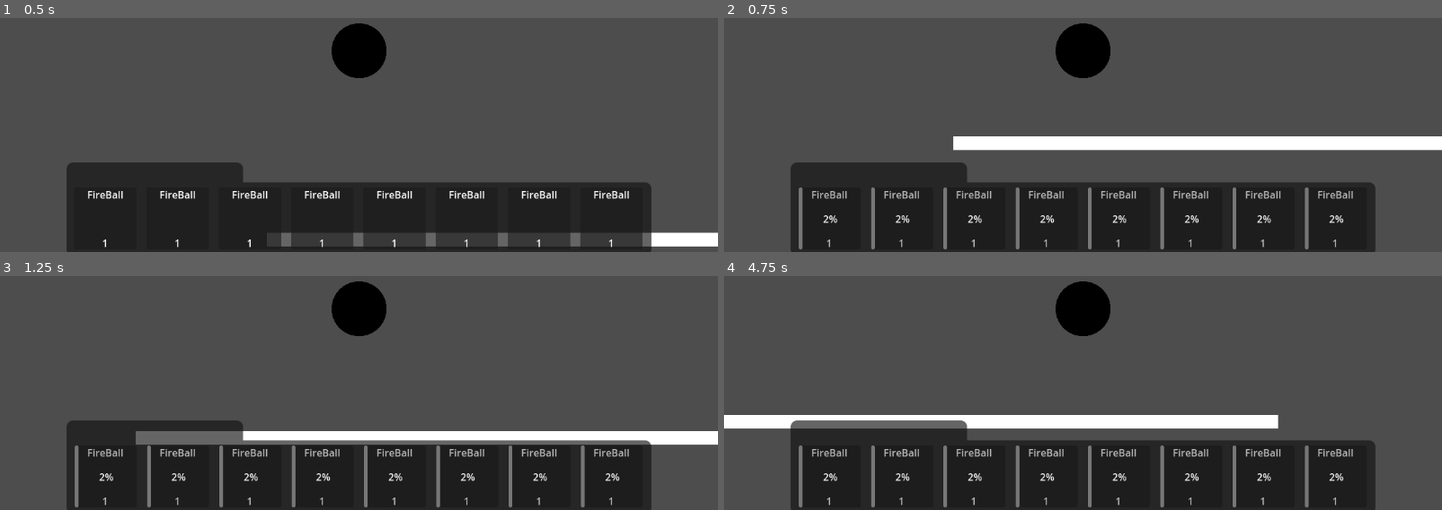
Above: before the commit, frames 1-4 (two rows, left to right).
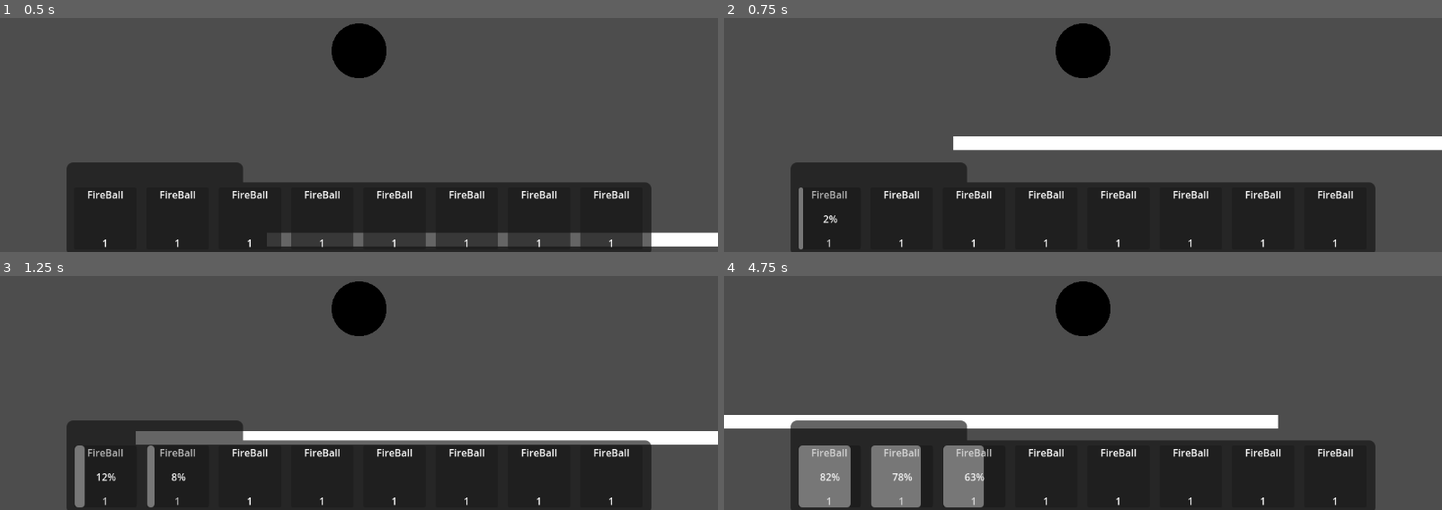
Above: after the commit, the same moments.

Repository: BoaN235/Magic-And-Machines
Game: Godot game, scene res://maps/map_0/map_0.tscn
Same seed, same stepped clock (60 frames per second), same inputs: the game is played once before the commit and once after it.
Inputs:
- Up to frame 1 (0.5 s): no input
- Up to frame 2 (0.75 s): hold D (con_right) from 0.53 s (still down); tap 1 (ability_1) at 0.6 s
- Up to frame 3 (1.25 s): keep holding D (con_right); tap W (con_jump) at 0.77 s; tap 2 (ability_2) at 0.8 s
- Up to frame 4 (4.75 s): tap 2 (ability_2) at 1.35, 3.05, 3.6 s; tap W (con_jump) at 1.52, 3.02, 3.77, 4.52 s; tap 3 (ability_3) at 1.55, 2.1, 3.8, 4.35 s; release D (con_right) at 2.03 s; hold A (con_left) 2.03-2.78 s; tap 1 (ability_1) at 2.3, 2.85, 4.55 s; hold D (con_right) 2.78-4.28 s; hold A (con_left) from 4.28 s (still down)

Frame 1 is identical in both runs. In frame 2, 1.9% of the frame differs, in the area x 10-88%, y 72-99%; in frame 3, 2.1%; in frame 4, 6.2%.

Commit message:
Remove unused weapon assets and implement fireball projectile

Diff:
--- /dev/null
+++ b/char/char_0/assets/Attacks/Projectiles/FireBall/fire_ball.gd
@@ -0,0 +1,11 @@
+extends Node2D
+
+
+# Called when the node enters the scene tree for the first time.
+func _ready():
+	pass # Replace with function body.
+
+
+# Called every frame. 'delta' is the elapsed time since the previous frame.
+func _process(delta):
+	position += Vector2(1,0)
--- /dev/null
+++ b/char/char_0/assets/Attacks/Projectiles/FireBall/fire_ball.tscn
@@ -0,0 +1,83 @@
+[gd_scene load_steps=13 format=3 uid="uid://c7gce7ectdp5v"]
+
+[ext_resource type="Texture2D" uid="uid://bjm0caeoyjafe" path="res://Sprite-0001-Sheet.png" id="1_33i3k"]
+[ext_resource type="Script" path="res://char/char_0/assets/Attacks/Projectiles/FireBall/fire_ball.gd" id="1_khp70"]
+
+[sub_resource type="AtlasTexture" id="AtlasTexture_0artn"]
+atlas = ExtResource("1_33i3k")
+region = Rect2(0, 0, 64, 68)
+
+[sub_resource type="AtlasTexture" id="AtlasTexture_66brs"]
+atlas = ExtResource("1_33i3k")
+region = Rect2(64, 0, 64, 68)
+
+[sub_resource type="AtlasTexture" id="AtlasTexture_hqbfk"]
+atlas = ExtResource("1_33i3k")
+region = Rect2(128, 0, 64, 68)
+
+[sub_resource type="AtlasTexture" id="AtlasTexture_odt3e"]
+atlas = ExtResource("1_33i3k")
+region = Rect2(192, 0, 64, 68)
+
+[sub_resource type="AtlasTexture" id="AtlasTexture_q773r"]
+atlas = ExtResource("1_33i3k")
+region = Rect2(256, 0, 64, 68)
+
+[sub_resource type="AtlasTexture" id="AtlasTexture_jogi6"]
+atlas = ExtResource("1_33i3k")
+region = Rect2(320, 0, 64, 68)
+
+[sub_resource type="AtlasTexture" id="AtlasTexture_nhacl"]
+atlas = ExtResource("1_33i3k")
+region = Rect2(384, 0, 64, 68)
+
+[sub_resource type="AtlasTexture" id="AtlasTexture_tspvm"]
+atlas = ExtResource("1_33i3k")
+region = Rect2(448, 0, 64, 68)
+
+[sub_resource type="SpriteFrames" id="SpriteFrames_mbtah"]
+animations = [{
+"frames": [{
+"duration": 1.0,
+"texture": SubResource("AtlasTexture_0artn")
+}, {
+"duration": 1.0,
+"texture": SubResource("AtlasTexture_66brs")
+}, {
+"duration": 1.0,
+"texture": SubResource("AtlasTexture_hqbfk")
+}, {
+"duration": 1.0,
+"texture": SubResource("AtlasTexture_odt3e")
+}, {
+"duration": 1.0,
+"texture": SubResource("AtlasTexture_q773r")
+}, {
+"duration": 1.0,
+"texture": SubResource("AtlasTexture_jogi6")
+}, {
+"duration": 1.0,
+"texture": SubResource("AtlasTexture_nhacl")
+}, {
+"duration": 1.0,
+"texture": SubResource("AtlasTexture_tspvm")
+}],
+"loop": true,
+"name": &"default",
+"speed": 5.0
+}]
+
+[sub_resource type="CircleShape2D" id="CircleShape2D_k32nf"]
+radius = 18.1108
+
+[node name="FireBall" type="Node2D"]
+script = ExtResource("1_khp70")
+
+[node name="AnimatedSprite2D" type="AnimatedSprite2D" parent="."]
+position = Vector2(-11, -2)
+sprite_frames = SubResource("SpriteFrames_mbtah")
+autoplay = "default"
+frame_progress = 0.748072
+
+[node name="CollisionShape2D" type="CollisionShape2D" parent="."]
+shape = SubResource("CircleShape2D_k32nf")
--- a/char/char_0/char_0_controll.gd
+++ b/char/char_0/char_0_controll.gd
@@ -10,10 +10,8 @@
 var jumps = 0
 
 var progressbars = []
-var ab1
-var ab2
-var ab3
-
+var cooldowns = [0.0, 0.0, 0.0, 0.0, 0.0, 0.0, 0.0, 0.0]
+var cooldown_times = [5.0, 5.0, 5.0, 5.0, 5.0, 5.0, 5.0, 5.0] # Cooldown times for each ability in seconds
 
 func _ready():
 	progressbars = [
@@ -27,7 +25,6 @@
 		get_node("Camera2D/Control/GridContainer/Ability_8/ProgressBar"),
 	]
 
-
 func _physics_process(delta):
 	# Add the gravity.
 	if not is_on_floor():
@@ -40,18 +37,24 @@
 		if is_on_floor() or jumps <= max_double_jumps:
 			velocity.y = JUMP_VELOCITY
 			jumps += 1
-	for bar in progressbars:
-		if ab1 or ab2 or ab3:
-			bar.visible = true
-		else:
-			bar.visible = false
+
+	# Handle abilities
+	for i in range(8):
+		if Input.is_action_just_pressed("ability_%d" % (i + 1)) and cooldowns[i] <= 0:
+			cooldowns[i] = cooldown_times[i]
+			progressbars[i].visible = true
 
 	if Input.is_action_just_pressed("ability_1"):
-		ab1 = true
-	if Input.is_action_just_pressed("ability_2"):
-		ab2 = true
-	if Input.is_action_just_pressed("ability_3"):
-		ab3 = true
+		var fireball = preload("res://char/char_0/assets/Attacks/Projectiles/FireBall/fire_ball.tscn")
+		var fireballins = fireball.instantiate()
+
+	# Update cooldowns and progress bars
+	for i in range(8):
+		if cooldowns[i] > 0:
+			cooldowns[i] -= delta
+			progressbars[i].value = 100 * (1 - cooldowns[i] / cooldown_times[i])
+		else:
+			progressbars[i].visible = false
 
 	# Get the input direction and handle the movement/deceleration.
 	# As good practice, you should replace UI actions with custom gameplay actions.
@@ -64,7 +67,6 @@
 	move_and_slide()
 
 func _ability_bar_value_changed(value):
-	print(value)
 	if value == 100:
 		for bar in progressbars:
 			if bar.value == value:
Not shown, changed: Sprite-0001-Sheet.png.import
Binary file removed: char/char_0/assets/Weapon/Char_0_Weapon.png
Binary file removed: char/char_0/assets/Weapon/Sprite-0006.png
Not shown, removed: char/char_0/assets/Weapon/Sprite-0006.png.import
